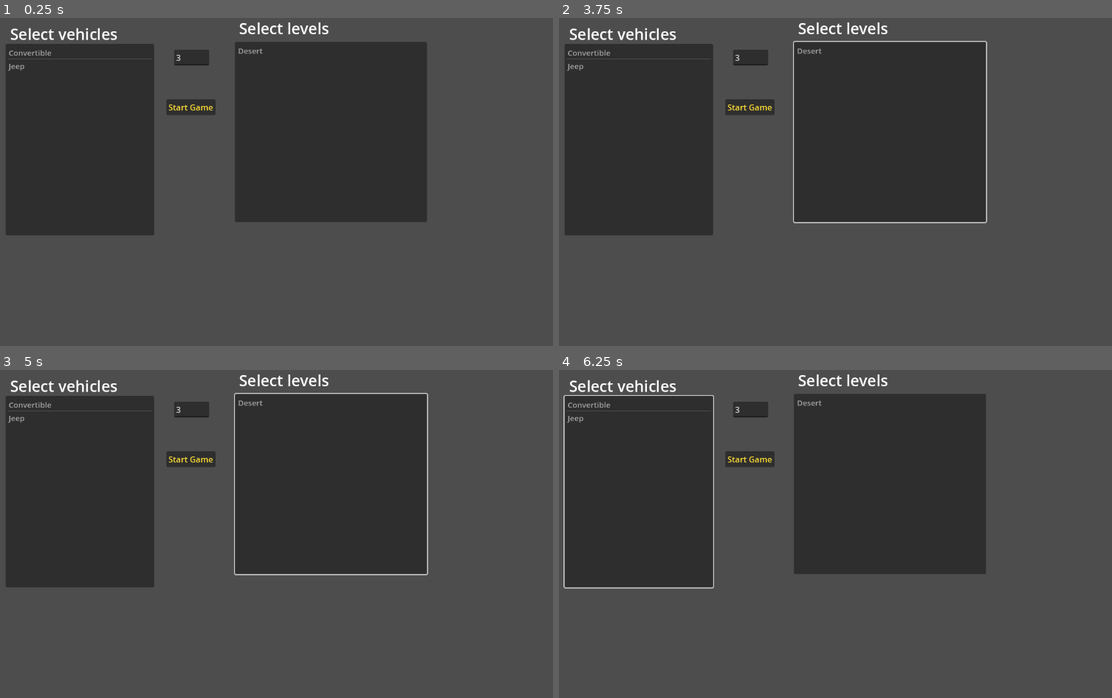
Above: before the commit, frames 1-4 (two rows, left to right).
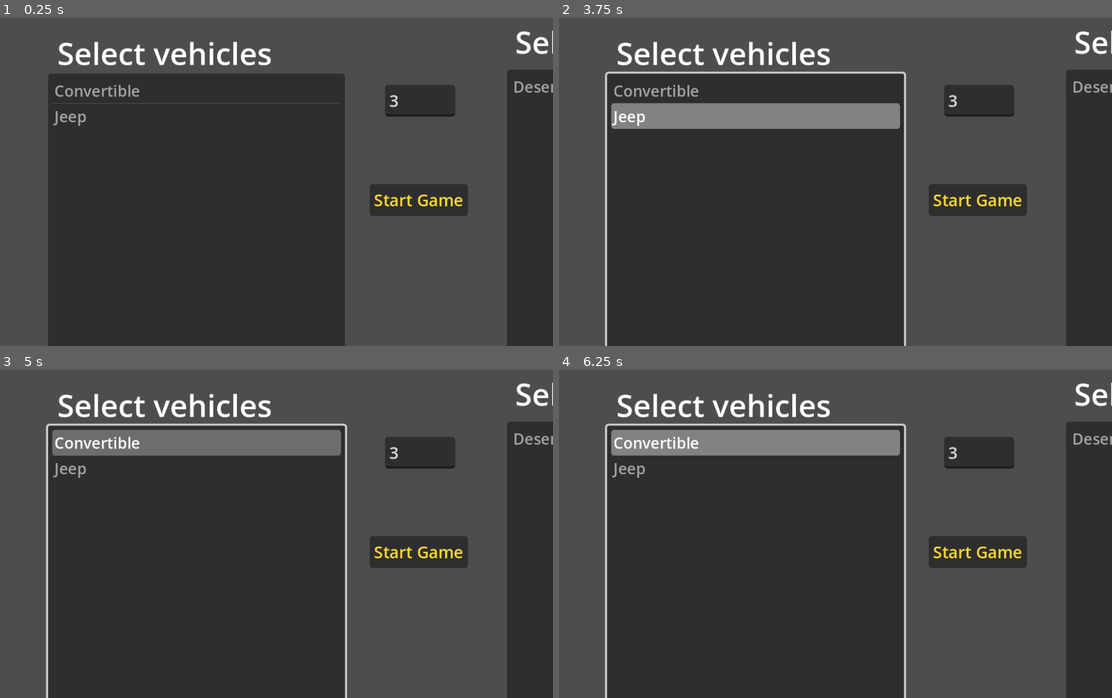
Above: after the commit, the same moments.

Repository: Litho-gh/Initial-Bee
Game: Godot game, scene res://MainMenu/MainMenu.tscn
The game is run twice, just before and just after one commit, with the same random seed, the same clock (stepped at 60 frames per second) and the same inputs.
Inputs (mouse positions are in pixels of both pictures, inside the frame that each line leads up to):
- Up to frame 1 (0.25 s): no input
- Up to frame 2 (3.75 s): click "Start Game" at 0.5 s; click "Start Game" at 1.25 s; tap Enter at 2, 3.5 s; move the mouse to (946, 162) at 2.02 s; hold D (right) 2.03-2.75 s; tap C (camera) at 2.1 s; click (946, 162) at 2.17 s; tap Space at 2.75 s; drag from (697, 195) to (785, 247) at 2.77 s; move the mouse to (874, 106) at 3.52 s; hold D (right) from 3.53 s (still down); tap I at 3.6 s; click (874, 106) at 3.67 s
- Up to frame 3 (5 s): tap C (camera) at 3.8 s; release D (right) at 4.25 s; tap Space at 4.25 s; drag from (226, 599) to (82, 481) at 4.27 s
- Up to frame 4 (6.25 s): tap Enter at 5 s; move the mouse to (995, 583) at 5.02 s; hold A (left) 5.03-5.75 s; tap J at 5.1 s; click (995, 583) at 5.17 s; tap C (camera) at 5.3 s; tap Space at 5.75 s; drag from (641, 481) to (730, 448) at 5.77 s

The runs differ from the first frame. In frame 1, 50% of the frame differs, in the area x 1-100%, y 1-100%; in frame 2, 54%; in frame 3, 54%; in frame 4, 54%.
Error in both runs: Attempt to call function 'instantiate' in base 'null instance' on a null instance. (res://Globals/SceneManager.gd:27)

Commit message:
imports free 3d models

Diff:
--- a/race-game-source-code/Levels/Desert.tscn
+++ b/race-game-source-code/Levels/Desert.tscn
@@ -37,7 +37,7 @@
 [sub_resource type="Curve3D" id="Curve3D_c2onb"]
 bake_interval = 100.0
 _data = {
-"points": PackedVector3Array(36.1178, 0, -1.12526, 0, 0, 0, 2.888, 0, 46.9, 0, 0, 0, -38.0191, 0, -1.9413, 58.9876, 0, 53.6339, 0, 0, 0, 0, 0, 0, 65.093, 0, 22.668, 0, 0, 0, 0, 0, 0, 59.312, 0, -10.677, 0, 0, 0, 0, 0, 0, 15.4217, 0, -22.7126, 0, 0, 0, 0, 0, 0, 15.438, 0, -22.71, 0, 0, 0, 0, 0, 0, -15.9369, 0, -81.3977, 0, 0, 0, 0, 0, 0, -77.4561, 0, -131.111, 0, 0, 0, 0, 0, 0, -140.687, 0, -89.8733, 0, 0, 0, 0, 0, 0, -177.113, 0, -5.33645, 0, 0, 0, 0, 0, 0, -150.309, 0, 100.506, 0, 0, 0, 0, 0, 0, -60.3741, 0, 184.313, 0, 0, 0, 0, 0, 0, -31.1151, 0, 157.599, 0, 0, 0, 0, 0, 0, -65.4626, 0, 128.34, …(75 unchanged characters)…
+"points": PackedVector3Array(36.1178, 0, -1.12526, 0, 0, 0, 2.888, 0, 46.9, 0, 0, 0, -38.0191, 0, -1.9413, 81.9478, 0, 89.2063, 0, 0, 0, 0, 0, 0, 96.618, 0, 22.668, 0, 0, 0, 0, 0, 0, 77.4741, 0, -10.677, 0, 0, 0, 0, 0, 0, 38.0435, 0, -22.2624, 0, 0, 0, 0, 0, 0, 15.438, 0, -22.71, 0, 0, 0, 0, 0, 0, -15.9369, 0, -81.3977, 0, 0, 0, 0, 0, 0, -77.4561, 0, -131.111, 0, 0, 0, 0, 0, 0, -140.687, 0, -89.8733, 0, 0, 0, 0, 0, 0, -177.113, 0, -5.33645, 0, 0, 0, 0, 0, 0, -207.669, 0, 100.506, 0, 0, 0, 0, 0, 0, -143.948, 0, 206.486, 0, 0, 0, 0, 0, 0, -31.1151, 0, 218.645, 0, 0, 0, 0, 0, 0, -65.4626, 0, 128.34, …(75 unchanged characters)…
 "tilts": PackedFloat32Array(0, 0, 0, 0, 0, 0, 0, 0, 0, 0, 0, 0, 0, 0, 0, 0)
 }
 point_count = 16
--- /dev/null
+++ b/race-game-source-code/Levels/UI/BLEND/Wasp.tscn
@@ -0,0 +1,3 @@
+[gd_scene format=3 uid="uid://b4lndgry8lwna"]
+
+[node name="Wasp" type="Node3D"]
--- a/race-game-source-code/MainMenu/MainMenu.tscn
+++ b/race-game-source-code/MainMenu/MainMenu.tscn
@@ -4,9 +4,10 @@
 
 [node name="MainMenu" type="Control"]
 layout_mode = 3
-anchors_preset = 15
-anchor_right = 1.0
-anchor_bottom = 1.0
+anchor_right = 0.817
+anchor_bottom = 0.699
+offset_right = -0.184021
+offset_bottom = 0.0479736
 grow_horizontal = 2
 grow_vertical = 2
 script = ExtResource("1_4rbjt")
--- a/race-game-source-code/Players/HumanPlayer.gd
+++ b/race-game-source-code/Players/HumanPlayer.gd
@@ -54,12 +54,13 @@
 
 
 func _input(event):
-
+	# press "c" to give camera control to mouse, press it again to revert
 	if Input.is_action_just_pressed("camera"):
 		if Input.get_mouse_mode() == Input.MOUSE_MODE_CAPTURED:
 			Input.set_mouse_mode(Input.MOUSE_MODE_VISIBLE)
 		else:
 			Input.set_mouse_mode(Input.MOUSE_MODE_CAPTURED)
+
 
 	if event is InputEventMouseMotion and Input.get_mouse_mode() == Input.MOUSE_MODE_CAPTURED:
 		var mouse_delta = event.relative
--- a/race-game-source-code/project.godot
+++ b/race-game-source-code/project.godot
@@ -19,6 +19,10 @@
 
 AssetManager="*res://Globals/AssetManager.tscn"
 SceneManager="*res://Globals/SceneManager.tscn"
+
+[display]
+
+window/stretch/scale=2.0
 
 [input]
 
@@ -51,6 +55,11 @@
 "deadzone": 0.2,
 "events": []
 }
+"cancel camera"={
+"deadzone": 0.2,
+"events": [Object(InputEventKey,"resource_local_to_scene":false,"resource_name":"","device":-1,"window_id":0,"alt_pressed":false,"shift_pressed":false,"ctrl_pressed":false,"meta_pressed":false,"pressed":false,"keycode":0,"physical_keycode":80,"key_label":0,"unicode":112,"location":0,"echo":false,"script":null)
+]
+}
 
 [rendering]
 
Not shown, added: race-game-source-code/Levels/UI/BLEND/Bat.blend.import
Not shown, added: race-game-source-code/Levels/UI/BLEND/EaterPlant.blend.import
Not shown, added: race-game-source-code/Levels/UI/BLEND/Rat.blend.import
Not shown, added: race-game-source-code/Levels/UI/BLEND/Spider.blend.import
Not shown, added: race-game-source-code/Levels/UI/BLEND/Wasp.blend.import
Not shown, added: race-game-source-code/Levels/UI/BLEND/Bat.blend
Not shown, added: race-game-source-code/Levels/UI/BLEND/Bat.blend1
Not shown, added: race-game-source-code/Levels/UI/BLEND/EaterPlant.blend
Not shown, added: race-game-source-code/Levels/UI/BLEND/EaterPlant.blend1
Not shown, added: race-game-source-code/Levels/UI/BLEND/Rat.blend
Not shown, added: race-game-source-code/Levels/UI/BLEND/Rat.blend1
Not shown, added: race-game-source-code/Levels/UI/BLEND/Spider.blend
(and 3 more such lines)
